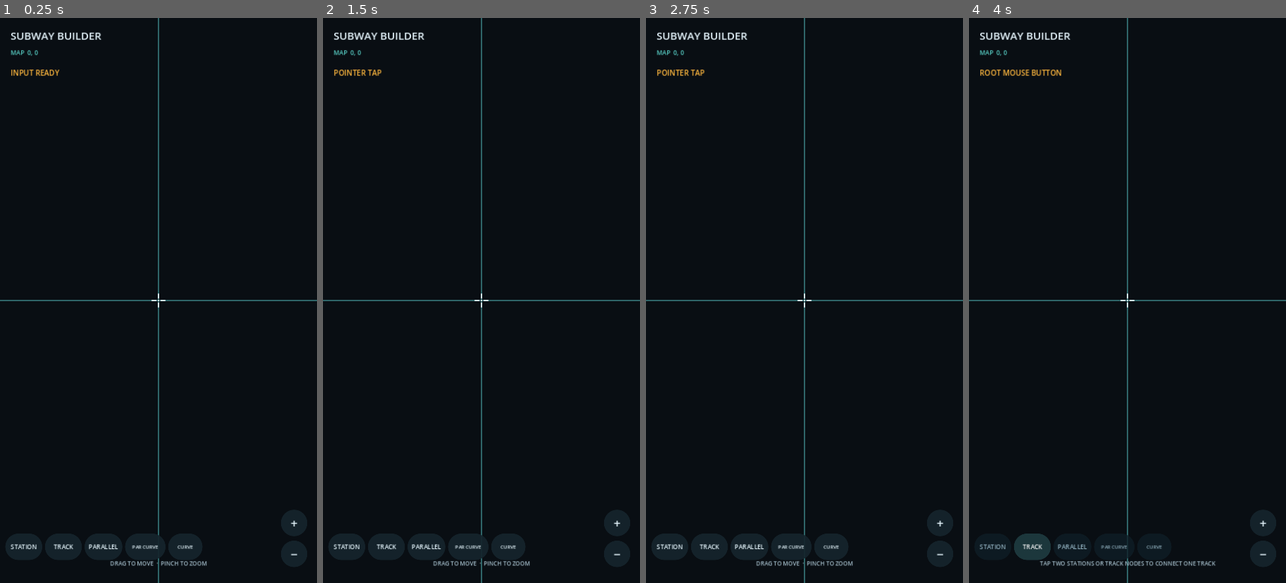
Above: before the commit, frames 1-4 (left to right).
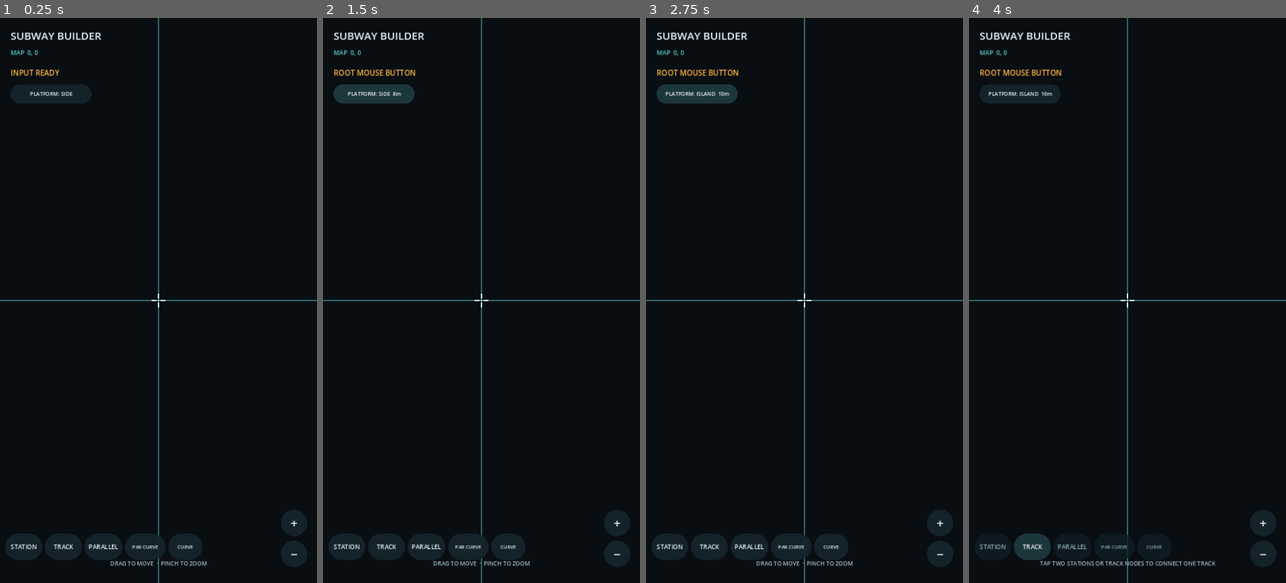
Above: after the commit, the same moments.

Repository: cccatm1950-glitch/Subway-builder-pe
Game: Godot game, scene res://scenes/main.tscn
Same seed, same stepped clock (60 frames per second), same inputs: the game is played once before the commit and once after it.
Inputs (mouse positions are in pixels of both pictures, inside the frame that each line leads up to):
- Up to frame 1 (0.25 s): no input
- Up to frame 2 (1.5 s): click (373, 91) at 0.5 s, where only the run after the commit has a clickable "PLATFORM: SIDE"; click (373, 91) at 1.25 s, where only the run after the commit has a clickable "PLATFORM: ISLAND 10m"
- Up to frame 3 (2.75 s): click (696, 91) at 2 s, where only the run after the commit has a clickable "PLATFORM: SIDE 8m"
- Up to frame 4 (4 s): click "STATION" at 2.75 s; click "TRACK" at 3.5 s

The runs differ from the first frame. In frame 1, 0.1% of the frame differs, in the area x 9-24%, y 13-14%; in frame 2, 1.0%, in the area x 3-30%, y 9-16%; in frame 3, 1.0%; in frame 4, 0.1%.

Commit message:
Add side and island platform selector to HUD

Diff:
--- a/scripts/hud.gd
+++ b/scripts/hud.gd
@@ -3,6 +3,7 @@
 signal zoom_in_requested
 signal zoom_out_requested
 signal station_mode_requested
+signal platform_type_selected(platform_type: String)
 signal track_mode_requested
 signal parallel_mode_requested
 signal parallel_curve_mode_requested
@@ -13,6 +14,8 @@
 var coordinate_label: Label
 var hint_label: Label
 var station_button: Button
+var platform_type_button: Button
+var selected_platform_type := "side"
 var track_button: Button
 var parallel_button: Button
 var parallel_curve_button: Button
@@ -32,6 +35,13 @@
 	title.add_theme_color_override("font_color", Color(0.91, 0.97, 1.0))
 	title.add_theme_font_size_override("font_size", 24)
 	add_child(title)
+
+	platform_type_button = _make_action_button("PLATFORM: SIDE")
+	platform_type_button.position = Vector2(24, 150)
+	platform_type_button.size = Vector2(184, 44)
+	platform_type_button.add_theme_font_size_override("font_size", 12)
+	platform_type_button.pressed.connect(_toggle_platform_type)
+	add_child(platform_type_button)
 
 	input_status_label = Label.new()
 	input_status_label.text = "HUD READY"
@@ -149,6 +159,12 @@
 	zoom_out.pressed.connect(func(): zoom_out_requested.emit())
 	add_child(zoom_out)
 
+func _toggle_platform_type() -> void:
+	selected_platform_type = "island" if selected_platform_type == "side" else "side"
+	var width_label := "10m" if selected_platform_type == "island" else "8m"
+	platform_type_button.text = "PLATFORM: %s  %s" % [selected_platform_type.to_upper(), width_label]
+	platform_type_selected.emit(selected_platform_type)
+
 func _make_action_button(caption: String) -> Button:
 	var button := _make_zoom_button(caption)
 	button.add_theme_font_size_override("font_size", 14)
